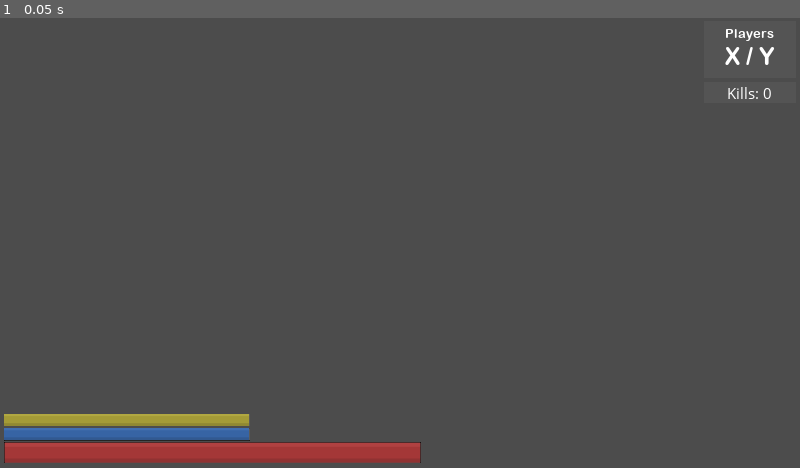
Above: before the commit, frame 1.
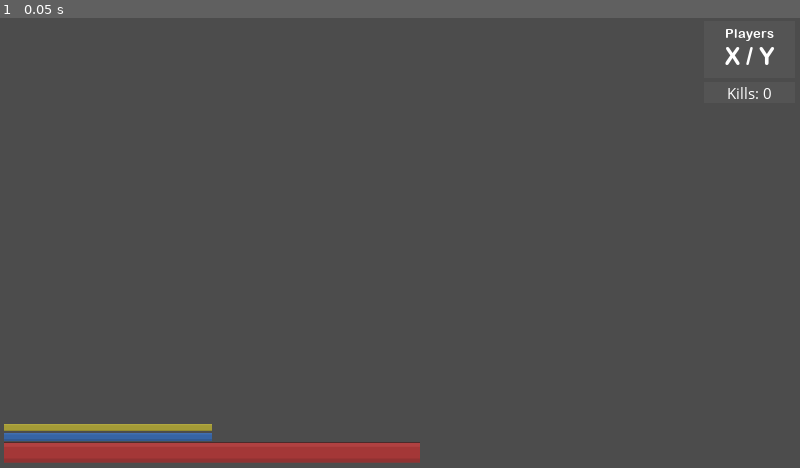
Above: after the commit, the same moment.

Repository: michalbie/Spinningeddon
Game: Godot game, scene res://Scenes/HUD/SpectatorSystem.tscn
Two runs of this game, one before a commit and one after it. Both use one fixed random seed, a clock stepped at 60 frames per second and the inputs below. This scene is started directly instead of the project's main scene.
Inputs:
- Up to frame 1 (0.05 s): no input

The runs differ from the first frame. In frame 1, 1.4% of the frame differs, in the area x 0-53%, y 88-99%.

Commit message:
Resize HUD bars

Diff:
--- a/Scenes/HUD/HUD.tscn
+++ b/Scenes/HUD/HUD.tscn
@@ -42,9 +42,9 @@
 [node name="MarginContainer" type="MarginContainer" parent="Control"]
 anchor_right = 1.0
 anchor_bottom = 1.0
-margin_left = 10.0
+margin_left = 8.56812
 margin_top = 7.72791
-margin_right = -10.0
+margin_right = -11.4319
 margin_bottom = -12.2721
 mouse_filter = 2
 __meta__ = {
@@ -127,30 +127,39 @@
 }
 
 [node name="VBoxContainer" type="VBoxContainer" parent="Control/MarginContainer"]
-margin_top = 942.0
+margin_top = 966.0
 margin_right = 1900.0
 margin_bottom = 1060.0
 size_flags_vertical = 8
+custom_constants/separation = 4
 
 [node name="ShootBar" type="TextureProgress" parent="Control/MarginContainer/VBoxContainer"]
-margin_right = 1900.0
-margin_bottom = 30.0
+margin_right = 500.0
+margin_bottom = 18.0
+size_flags_horizontal = 0
 value = 100.0
 texture_under = ExtResource( 9 )
 texture_progress = ExtResource( 10 )
+nine_patch_stretch = true
+stretch_margin_top = 18
+stretch_margin_right = 500
 
 [node name="RotateBar" type="TextureProgress" parent="Control/MarginContainer/VBoxContainer"]
-margin_top = 34.0
-margin_right = 1900.0
-margin_bottom = 64.0
+margin_top = 22.0
+margin_right = 500.0
+margin_bottom = 40.0
+size_flags_horizontal = 0
 value = 100.0
 texture_under = ExtResource( 9 )
 texture_progress = ExtResource( 8 )
+nine_patch_stretch = true
+stretch_margin_top = 18
+stretch_margin_right = 500
 
 [node name="HpBar" type="TextureProgress" parent="Control/MarginContainer/VBoxContainer"]
-margin_top = 68.0
+margin_top = 44.0
 margin_right = 1000.0
-margin_bottom = 118.0
+margin_bottom = 94.0
 mouse_filter = 2
 size_flags_horizontal = 0
 size_flags_vertical = 8
